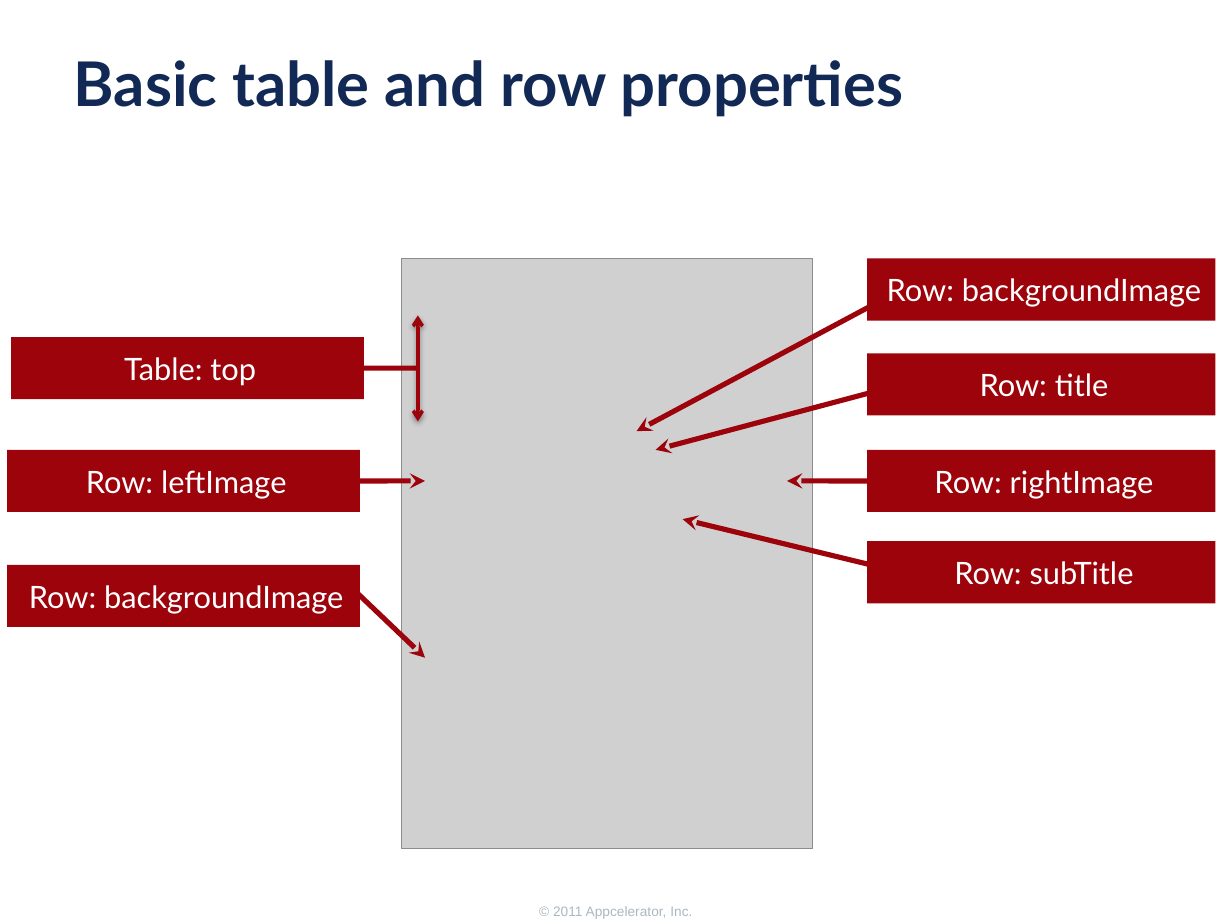
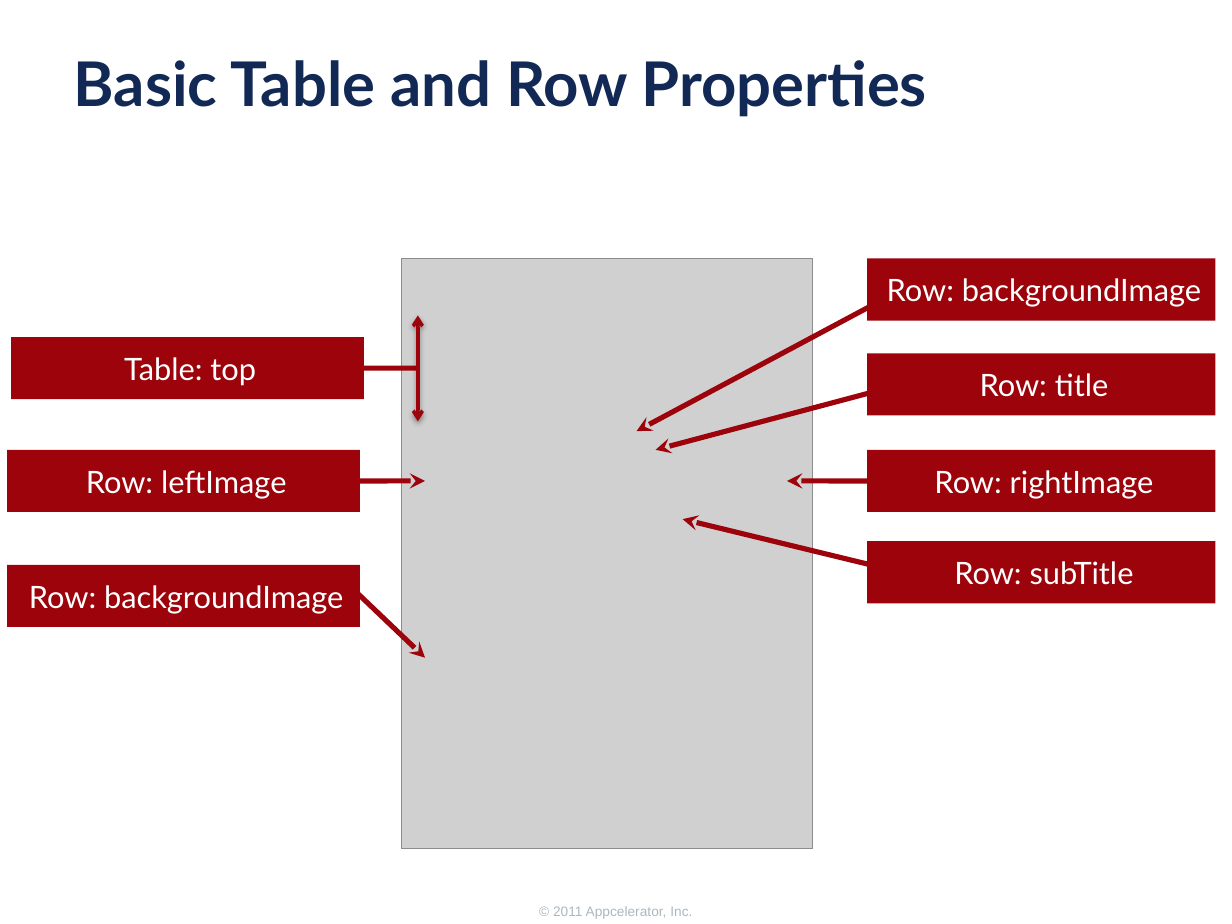
Before and after one commit to appcelerator-forks/appcelerator-training.tcmd_certification, a slide deck: slide 8 of 345/345.pptx. Drawn at 1232x924 pixels with LibreOffice and Linux fonts; fonts in the diff are those of the drawing; grey boxes stand for pictures; background and template pictures are left out. Boxes give left, top, right and bottom in pixels: in the first picture for what was removed or moved away, otherwise in the second. Text is boxed around its words. In the diff, an @@ line names an element or a change of style, - is before the commit and + after.

```diff
--- a/345/345.pptx
+++ b/345/345.pptx
@@ title at (x1=74, y1=60, x2=927, y2=117): text changed @@
-Basic table and row properties
+Basic Table and Row Properties
```
Also in this commit, not shown: 7 other slides changed, 5 slides added, 2 slides removed.
